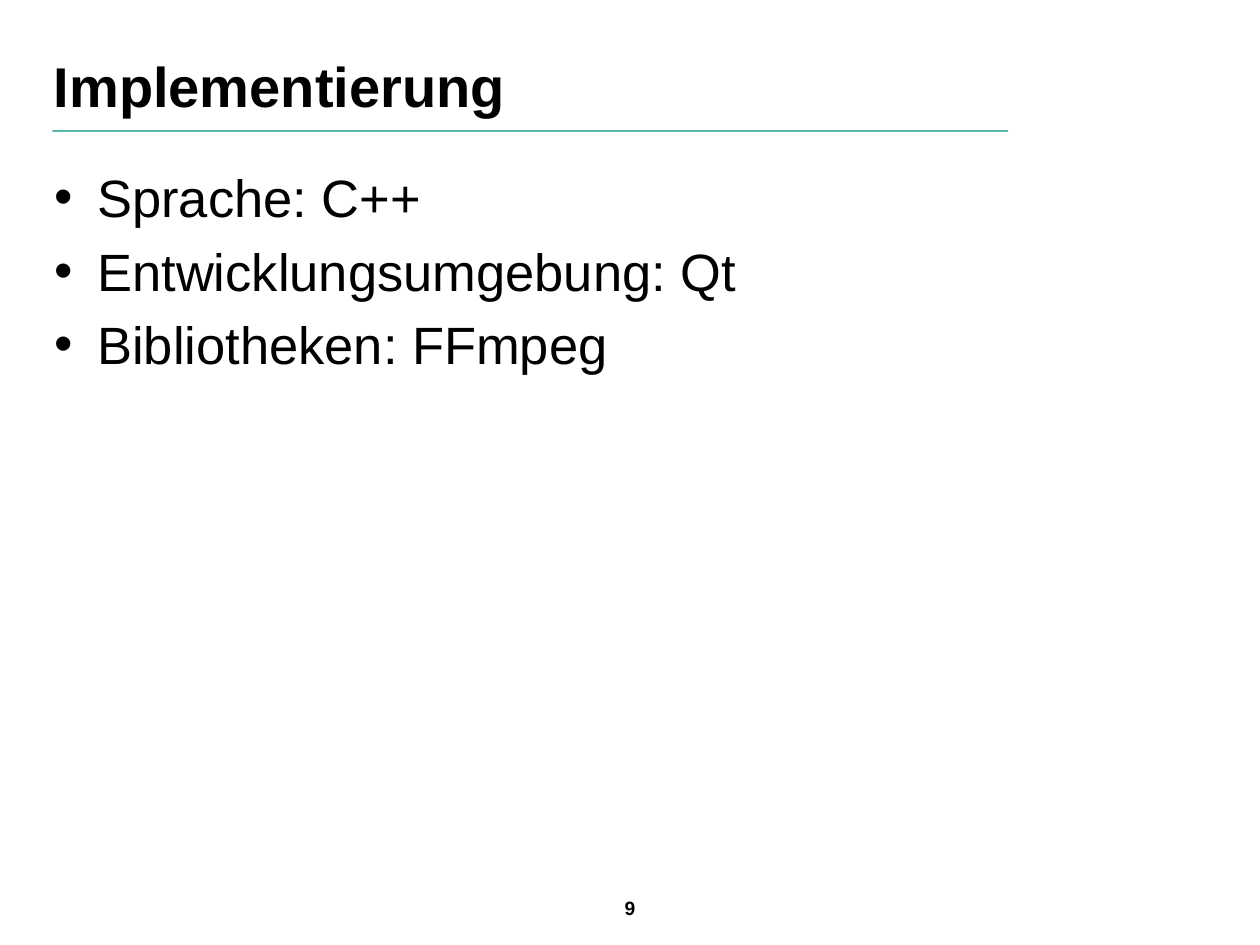
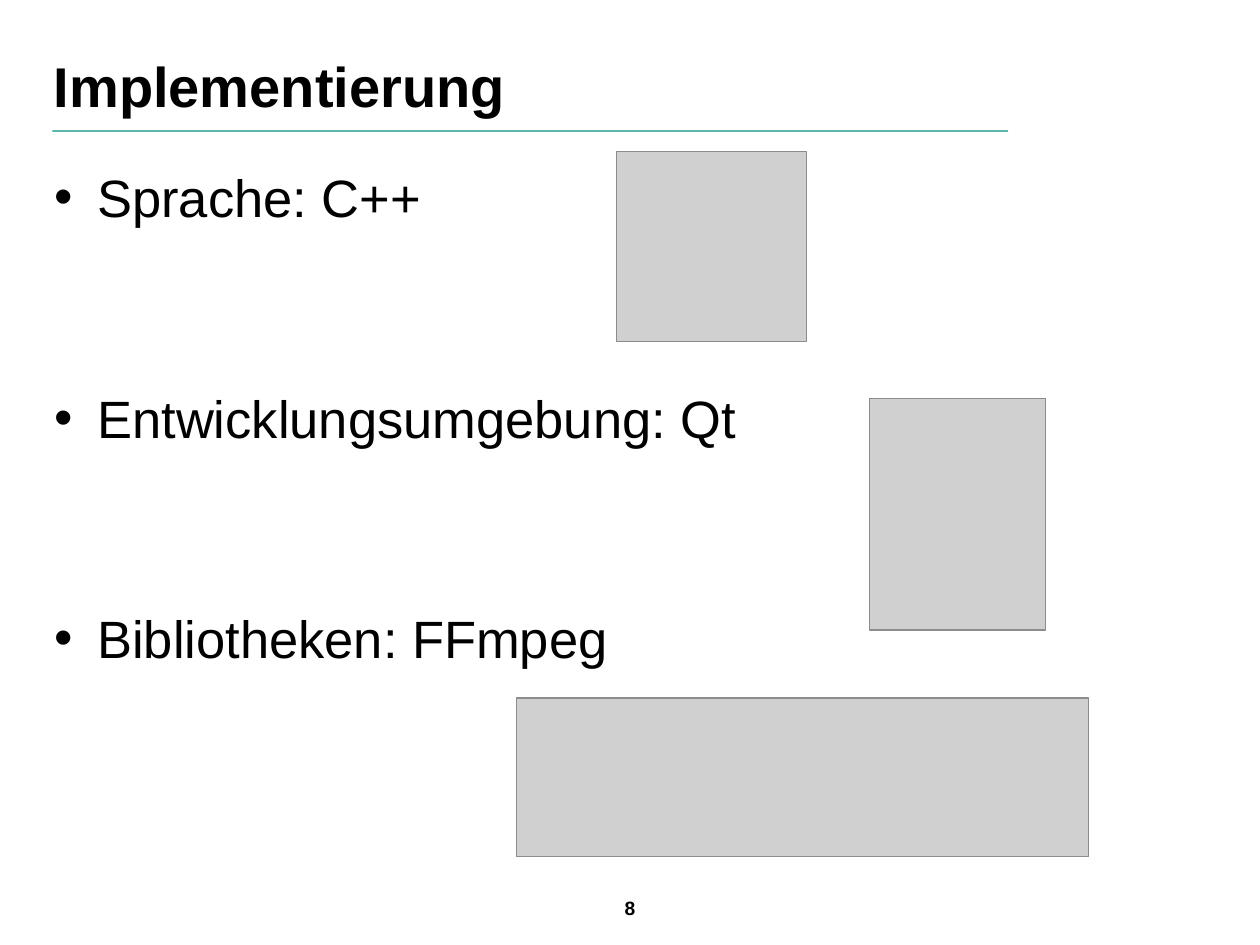
Before and after one commit to SuppenGeist/pse-ws1516-videoencoder-ta, a slide deck: slide 8 of Präsentation/Präsentation.odp (slide 9 before the commit). Drawn at 1260x945 pixels with LibreOffice and Linux fonts; fonts in the diff are those of the drawing; grey boxes stand for pictures; background and template pictures are left out. Boxes give left, top, right and bottom in pixels: in the first picture for what was removed or moved away, otherwise in the second. Text is boxed around its words. In the diff, an @@ line names an element or a change of style, - is before the commit and + after.

```diff
--- a/Präsentation/Präsentation.odp
+++ b/Präsentation/Präsentation.odp
@@ text "Sprache: C++" rewrapped from <box>97,179,736,375</box> to <box>97,179,736,669</box> @@
@@ picture added at <box>616,151,806,341</box> @@
@@ picture added at <box>869,398,1046,630</box> @@
@@ picture added at <box>517,698,1089,857</box> @@
@@ page number at <box>625,901,636,920</box>: text changed @@
-9
+8
```
Also in this commit, not shown: 7 other slides changed, 2 slides added, 1 slide removed.
